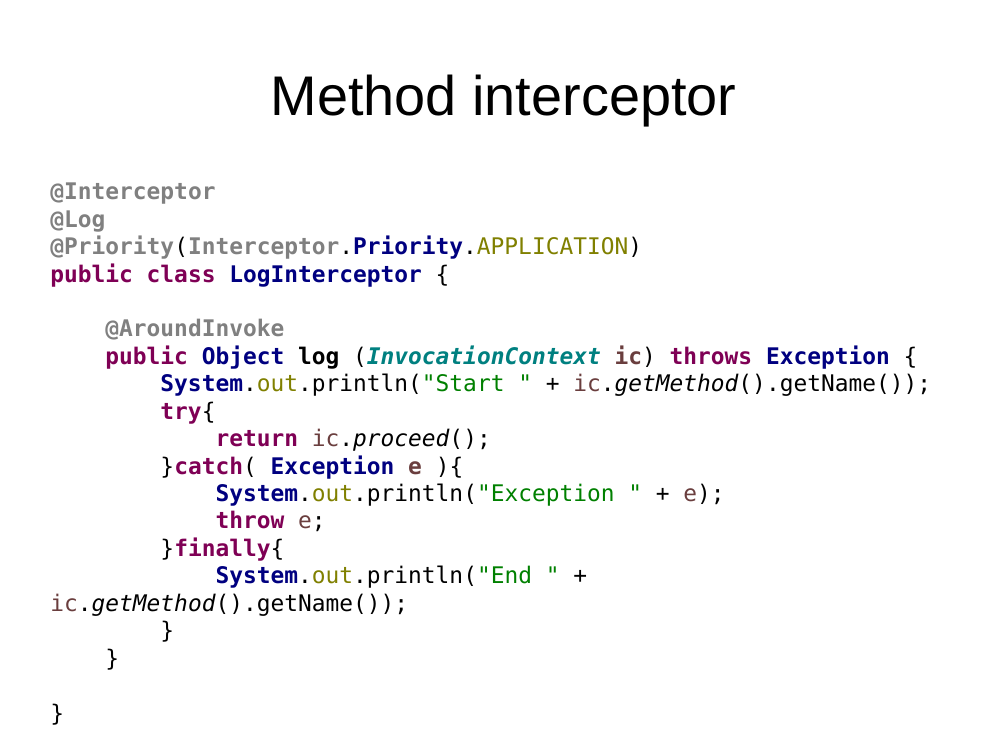
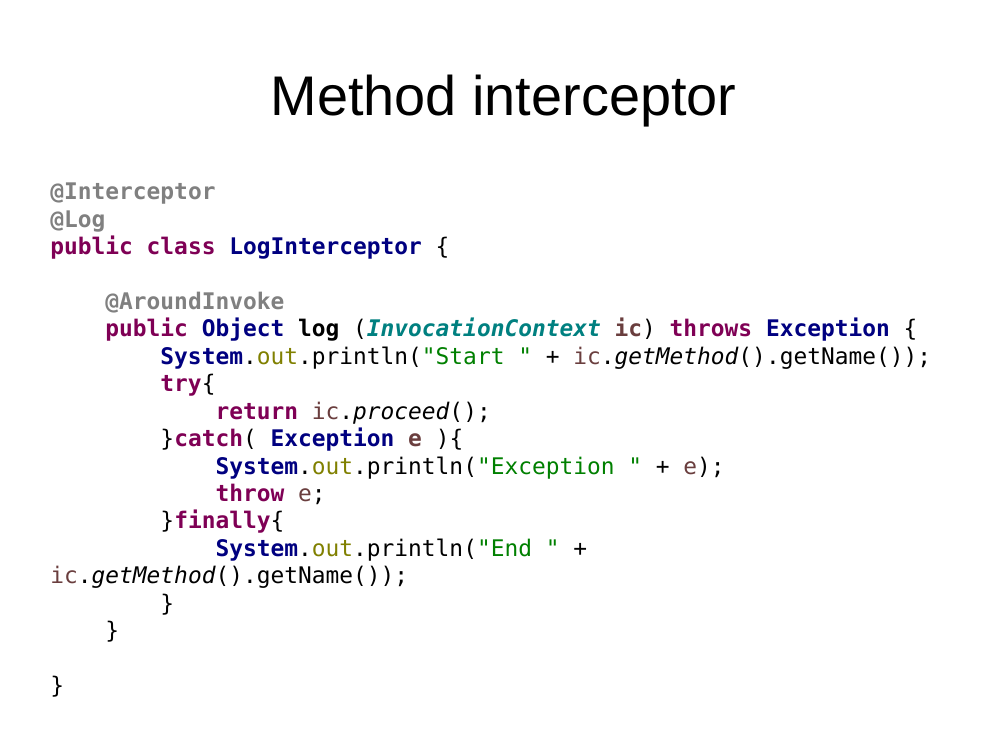
Before and after one commit to FrigoCoder/CDI, a slide deck: slide 107 of CDI.odp (slide 106 before the commit). Drawn at 1008x756 pixels with LibreOffice and Linux fonts; fonts in the diff are those of the drawing. Boxes give left, top, right and bottom in pixels: in the first picture for what was removed or moved away, otherwise in the second. Text is boxed around its words. In the diff, an @@ line names an element or a change of style, - is before the commit and + after.

```diff
--- a/CDI.odp
+++ b/CDI.odp
@@ text at (50,235,642,259): paragraph removed @@
-@Priority(Interceptor.Priority.APPLICATION)
```
Also in this commit, not shown: 1 other slide changed, 1 slide added.
